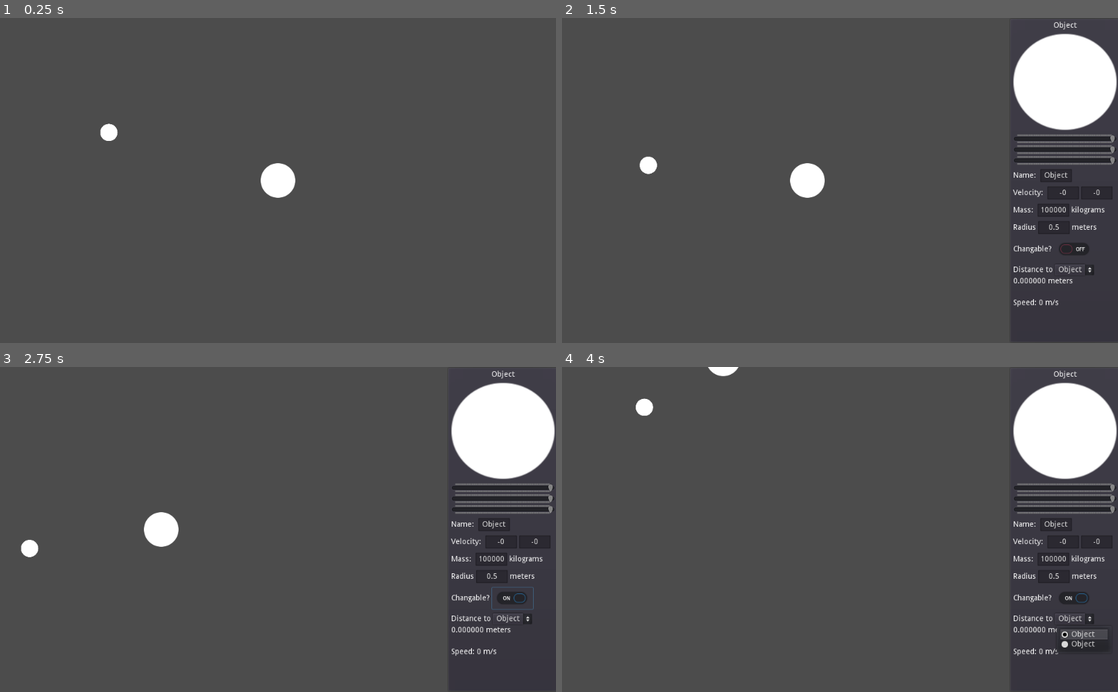
Above: before the commit, frames 1-4 (two rows, left to right).
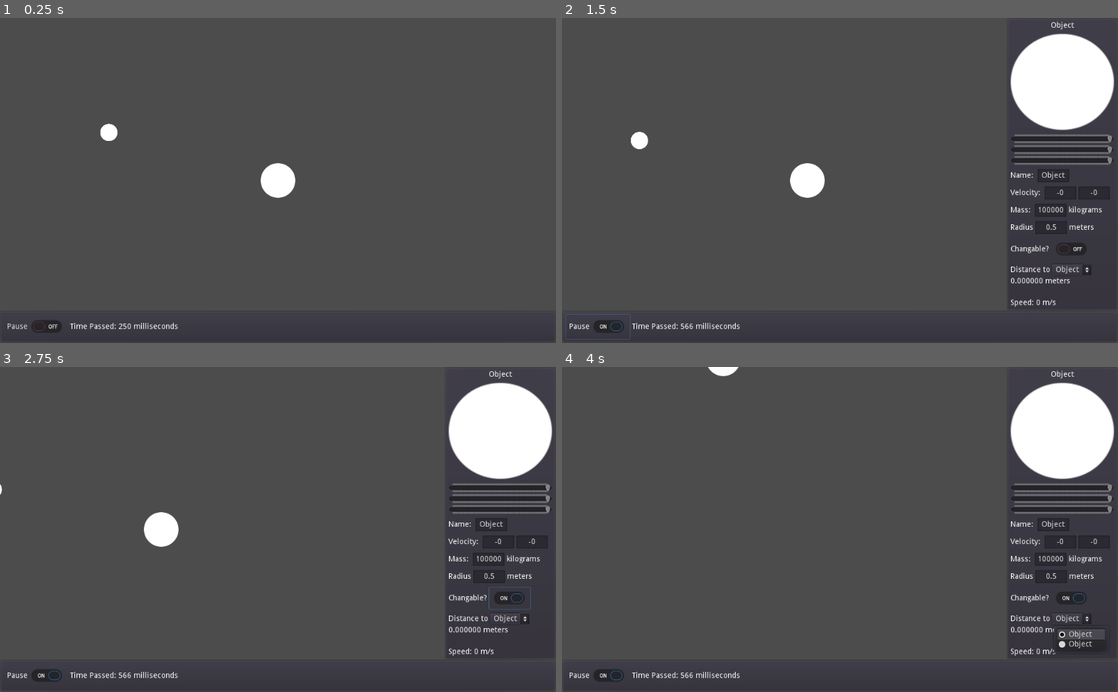
Above: after the commit, the same moments.

Repository: HaywardHHayward/PhysicsGame
Game: Godot game, scene res://Objects/MainScene.tscn
Same seed, same stepped clock (60 frames per second), same inputs: the game is played once before the commit and once after it.
Inputs (mouse positions are in pixels of both pictures, inside the frame that each line leads up to):
- Up to frame 1 (0.25 s): no input
- Up to frame 2 (1.5 s): click (595, 326) at 0.5 s, where only the run after the commit has a clickable "Pause"; move the mouse to (840, 180) at 1.27 s; hold Right (ui_right) from 1.28 s (still down); click (840, 180) at 1.35 s
- Up to frame 3 (2.75 s): release Right (ui_right) at 2 s; click (511, 597) at 2 s
- Up to frame 4 (4 s): click "Object" at 2.75 s; move the mouse to (617, 568) at 3.52 s; hold Down (ui_down) from 3.53 s (still down); tap Shift at 3.6 s

The runs differ from the first frame. In frame 1, 0.6% of the frame differs, in the area x 1-96%, y 92-100%; in frame 2, 2.5%, in the area x 0-100%, y 1-100%; in frame 3, 2.4%; in frame 4, 2.5%.

Commit message:
Pause functionality

Diff:
--- /dev/null
+++ b/MainScene.tscn
@@ -0,0 +1,62 @@
+[gd_scene load_steps=6 format=2]
+
+[ext_resource path="res://Scripts/MainScene.gd" type="Script" id=1]
+[ext_resource path="res://Scripts/Camera2D.gd" type="Script" id=2]
+[ext_resource path="res://Objects/GUI.tscn" type="PackedScene" id=3]
+[ext_resource path="res://Objects/BaseMatter.tscn" type="PackedScene" id=4]
+[ext_resource path="res://Songs/[Melodic] Shogun Taira - Kingdom of One.ogg" type="AudioStream" id=5]
+
+[node name="MainScene" type="Node" index="0"]
+
+script = ExtResource( 1 )
+
+[node name="Camera2D" type="Camera2D" parent="." index="0"]
+
+offset = Vector2( 512, 300 )
+anchor_mode = 1
+rotating = false
+current = true
+zoom = Vector2( 1, 1 )
+limit_left = -10000000
+limit_top = -10000000
+limit_right = 10000000
+limit_bottom = 10000000
+limit_smoothed = false
+drag_margin_h_enabled = false
+drag_margin_v_enabled = false
+smoothing_enabled = false
+smoothing_speed = 5.0
+offset_v = 0.0
+offset_h = 0.0
+drag_margin_left = 0.2
+drag_margin_top = 0.2
+drag_margin_right = 0.2
+drag_margin_bottom = 0.2
+editor_draw_screen = true
+editor_draw_limits = false
+editor_draw_drag_margin = false
+script = ExtResource( 2 )
+_sections_unfolded = [ "Drag Margin", "Editor", "Limit", "Offset", "Smoothing", "Transform" ]
+
+[node name="GUI" parent="Camera2D" index="0" instance=ExtResource( 3 )]
+
+[node name="BaseMatter" parent="." index="1" instance=ExtResource( 4 )]
+
+position = Vector2( 264, 200 )
+gravity_point = false
+Radius = 0.25
+
+[node name="BaseMatter3" parent="." index="2" instance=ExtResource( 4 )]
+
+position = Vector2( 200, 200 )
+gravity_point = false
+Radius = 0.25
+
+[node name="AudioStreamPlayer" type="AudioStreamPlayer" parent="." index="3"]
+
+stream = ExtResource( 5 )
+volume_db = 0.0
+pitch_scale = 1.0
+autoplay = true
+mix_target = 0
+bus = "Master"
--- /dev/null
+++ b/Objects/GUI.gd
@@ -0,0 +1 @@
+extends CanvasLayer
--- a/Objects/GUI.tscn
+++ b/Objects/GUI.tscn
@@ -1,6 +1,7 @@
-[gd_scene load_steps=3 format=2]
+[gd_scene load_steps=4 format=2]
 
 [ext_resource path="res://Scripts/ObjectEditor.gd" type="Script" id=1]
+[ext_resource path="res://Objects/Time Scale.gd" type="Script" id=2]
 
 [sub_resource type="ShortCut" id=1]
 
@@ -19,9 +20,9 @@
 anchor_top = 0.0
 anchor_right = 0.0
 anchor_bottom = 0.0
-margin_left = 824.0
-margin_right = 1029.0
-margin_bottom = 600.0
+margin_left = 819.0
+margin_right = 1024.0
+margin_bottom = 540.0
 rect_pivot_offset = Vector2( 0, 0 )
 rect_clip_content = false
 mouse_filter = 0
@@ -30,6 +31,9 @@
 size_flags_vertical = 1
 script = ExtResource( 1 )
 _sections_unfolded = [ "Anchor", "Focus", "Grow Direction", "Hint", "Margin", "Mouse", "Rect" ]
+__meta__ = {
+"_edit_group_": true
+}
 
 [node name="Panel" type="PanelContainer" parent="ObjectViewer" index="0"]
 
@@ -39,7 +43,7 @@
 anchor_bottom = 0.0
 margin_left = 8.0
 margin_right = 205.0
-margin_bottom = 600.0
+margin_bottom = 540.0
 rect_pivot_offset = Vector2( 0, 0 )
 rect_clip_content = false
 mouse_filter = 0
@@ -57,7 +61,7 @@
 margin_left = 7.0
 margin_top = 7.0
 margin_right = 190.0
-margin_bottom = 593.0
+margin_bottom = 533.0
 rect_pivot_offset = Vector2( 0, 0 )
 rect_clip_content = false
 mouse_filter = 1
@@ -66,7 +70,7 @@
 size_flags_vertical = 1
 custom_constants/separation = 8
 alignment = 0
-_sections_unfolded = [ "custom_constants" ]
+_sections_unfolded = [ "Rect", "custom_constants" ]
 
 [node name="NameLabel" type="Label" parent="ObjectViewer/Panel/VBox" index="0"]
 
@@ -781,6 +785,144 @@
 lines_skipped = 0
 max_lines_visible = -1
 
+[node name="Time Scale" type="MarginContainer" parent="." index="1"]
+
+anchor_left = 0.0
+anchor_top = 0.0
+anchor_right = 0.0
+anchor_bottom = 0.0
+margin_top = 540.0
+margin_right = 1024.0
+margin_bottom = 600.0
+rect_pivot_offset = Vector2( 0, 0 )
+rect_clip_content = false
+mouse_filter = 0
+mouse_default_cursor_shape = 0
+size_flags_horizontal = 1
+size_flags_vertical = 1
+custom_constants/margin_right = 0
+custom_constants/margin_top = 0
+custom_constants/margin_left = 0
+custom_constants/margin_bottom = 0
+script = ExtResource( 2 )
+_sections_unfolded = [ "Anchor", "Focus", "Grow Direction", "Hint", "Margin", "Mouse", "Rect", "Theme", "custom_constants" ]
+
+[node name="PanelContainer" type="PanelContainer" parent="Time Scale" index="0"]
+
+anchor_left = 0.0
+anchor_top = 0.0
+anchor_right = 0.0
+anchor_bottom = 0.0
+margin_right = 1024.0
+margin_bottom = 60.0
+rect_pivot_offset = Vector2( 0, 0 )
+rect_clip_content = false
+mouse_filter = 0
+mouse_default_cursor_shape = 0
+size_flags_horizontal = 1
+size_flags_vertical = 1
+
+[node name="HBoxContainer" type="HBoxContainer" parent="Time Scale/PanelContainer" index="0"]
+
+anchor_left = 0.0
+anchor_top = 0.0
+anchor_right = 0.0
+anchor_bottom = 0.0
+margin_left = 7.0
+margin_top = 7.0
+margin_right = 1017.0
+margin_bottom = 53.0
+rect_pivot_offset = Vector2( 0, 0 )
+rect_clip_content = false
+mouse_filter = 1
+mouse_default_cursor_shape = 0
+size_flags_horizontal = 1
+size_flags_vertical = 1
+alignment = 0
+
+[node name="PauseButton" type="CheckButton" parent="Time Scale/PanelContainer/HBoxContainer" index="0"]
+
+anchor_left = 0.0
+anchor_top = 0.0
+anchor_right = 0.0
+anchor_bottom = 0.0
+margin_right = 118.0
+margin_bottom = 46.0
+rect_min_size = Vector2( 46, 46 )
+rect_pivot_offset = Vector2( 0, 0 )
+rect_clip_content = false
+focus_mode = 2
+mouse_filter = 0
+mouse_default_cursor_shape = 0
+size_flags_horizontal = 0
+size_flags_vertical = 0
+toggle_mode = true
+enabled_focus_mode = 2
+shortcut = null
+group = null
+text = "Pause"
+flat = false
+align = 2
+_sections_unfolded = [ "Grow Direction", "Hint", "Margin", "Mouse", "Pause", "Rect", "Size Flags", "custom_constants" ]
+
+[node name="TimePassed" type="HBoxContainer" parent="Time Scale/PanelContainer/HBoxContainer" index="1"]
+
+anchor_left = 0.0
+anchor_top = 0.0
+anchor_right = 0.0
+anchor_bottom = 0.0
+margin_left = 122.0
+margin_right = 211.0
+margin_bottom = 46.0
+rect_pivot_offset = Vector2( 0, 0 )
+rect_clip_content = false
+mouse_filter = 1
+mouse_default_cursor_shape = 0
+size_flags_horizontal = 1
+size_flags_vertical = 1
+alignment = 0
+
+[node name="Label" type="Label" parent="Time Scale/PanelContainer/HBoxContainer/TimePassed" index="0"]
+
+anchor_left = 0.0
+anchor_top = 0.0
+anchor_right = 0.0
+anchor_bottom = 0.0
+margin_top = 16.0
+margin_right = 85.0
+margin_bottom = 30.0
+rect_pivot_offset = Vector2( 0, 0 )
+rect_clip_content = false
+mouse_filter = 2
+mouse_default_cursor_shape = 0
+size_flags_horizontal = 1
+size_flags_vertical = 4
+text = "Time Passed:"
+percent_visible = 1.0
+lines_skipped = 0
+max_lines_visible = -1
+_sections_unfolded = [ "Anchor", "Margin" ]
+
+[node name="Label2" type="Label" parent="Time Scale/PanelContainer/HBoxContainer/TimePassed" index="1"]
+
+anchor_left = 0.0
+anchor_top = 0.0
+anchor_right = 0.0
+anchor_bottom = 0.0
+margin_left = 89.0
+margin_top = 16.0
+margin_right = 89.0
+margin_bottom = 30.0
+rect_pivot_offset = Vector2( 0, 0 )
+rect_clip_content = false
+mouse_filter = 2
+mouse_default_cursor_shape = 0
+size_flags_horizontal = 1
+size_flags_vertical = 4
+percent_visible = 1.0
+lines_skipped = 0
+max_lines_visible = -1
+
 [connection signal="text_entered" from="ObjectViewer/Panel/VBox/Name/NameLine" to="ObjectViewer" method="_on_NameLine_text_entered"]
 
 [connection signal="text_entered" from="ObjectViewer/Panel/VBox/Velocity/XVelocity" to="ObjectViewer" method="_on_XVelocity_text_entered"]
@@ -790,3 +932,5 @@
 [connection signal="text_entered" from="ObjectViewer/Panel/VBox/Mass/MassLine" to="ObjectViewer" method="_on_MassLine_text_entered"]
 
 [connection signal="text_entered" from="ObjectViewer/Panel/VBox/Radius/RadiusLine" to="ObjectViewer" method="_on_RadiusLine_text_entered"]
+
+[connection signal="toggled" from="Time Scale/PanelContainer/HBoxContainer/PauseButton" to="Time Scale" method="_on_PauseButton_toggled"]
--- /dev/null
+++ b/Objects/MassLine.gd
@@ -0,0 +1,8 @@
+extends LineEdit
+
+func _ready():
+	pass
+
+func _process(delta):
+	if float(text) > 10e1:
+		text = "%fe%d" % [float(text)/(floor(log(float(text))/log(10))), floor(log(float(text))/log(10))]
--- /dev/null
+++ b/Objects/ObjectEditor.gd
@@ -0,0 +1,63 @@
+extends MarginContainer
+
+var selectedObject = null
+
+onready var _name = $Panel/VBox/Name/NameLine
+
+onready var velocity = [$Panel/VBox/Velocity/XVelocity, $Panel/VBox/Velocity/YVelocity]
+
+onready var mass = $Panel/VBox/Mass/MassLine
+
+onready var radius = $Panel/VBox/Radius/RadiusLine
+
+func _ready():
+	hide()
+
+func _process(delta):
+	if visible:
+		if $Panel/VBox/ChangeMode/CheckButton.pressed:
+			pass
+		else:
+			$Panel/VBox/NameLabel.text = selectedObject.Name
+			$Panel/VBox/TextureRect.texture = selectedObject.get_child(0).texture
+			_name.text = selectedObject.Name
+			velocity[0].text = str(selectedObject.Velocity.x)
+			velocity[1].text = str(selectedObject.Velocity.y)
+			mass.text = str(selectedObject.Mass)
+			radius.text = str(selectedObject.Radius)
+		if Input.is_action_just_pressed("ui_cancel"):
+			hide()
+
+func setObject(object):
+	selectedObject = object
+	$Panel/VBox/TextureRect.texture = selectedObject.get_child(0).texture
+	_name.text = selectedObject.Name
+	velocity[0].text = str(selectedObject.Velocity.x)
+	velocity[1].text = str(selectedObject.Velocity.y)
+	mass.text = str(selectedObject.Mass)
+	radius.text = str(selectedObject.Radius)
+
+
+
+func _on_RadiusLine_text_entered(new_text):
+	selectedObject.Radius = float(new_text)
+
+
+func _on_MassLine_text_entered(new_text):
+	selectedObject.Mass = float(new_text)
+
+
+func _on_YVelocity_text_entered(new_text):
+	selectedObject.Velocity.y = float(new_text)
+
+
+func _on_XVelocity_text_entered(new_text):
+	selectedObject.Velocity.x = float(new_text)
+
+
+func _on_NameLine_text_entered(new_text):
+	selectedObject.Name = new_text
+
+func _clicked(selectObject):
+	show()
+	setObject(selectObject)
--- /dev/null
+++ b/Objects/Time Scale.gd
@@ -0,0 +1,32 @@
+extends MarginContainer
+
+signal pause
+
+signal unpause
+
+var paused = false
+
+onready var timePassed = 0
+
+func _ready():
+	self.connect("pause", get_parent().get_parent().get_parent() , "paused")
+	self.connect("unpause", get_parent().get_parent().get_parent(), "unpaused")
+func _process(delta):
+	if paused:
+		pass
+	else:
+		timePassed += delta
+		if timePassed < 1:
+			$PanelContainer/HBoxContainer/TimePassed/Label2.text = "%d milliseconds" % int((timePassed - int(timePassed)) * 1000)
+		elif timePassed > 60:
+			$PanelContainer/HBoxContainer/TimePassed/Label2.text = "%d minutes, %d seconds, %d milliseconds" % [int(timePassed) / 60, int(timePassed) % 60, int((timePassed - int(timePassed)) * 1000)]
+		else:
+			$PanelContainer/HBoxContainer/TimePassed/Label2.text = "%d seconds, %d milliseconds" % [int(timePassed), int((timePassed - int(timePassed)) * 1000)]
+
+func _on_PauseButton_toggled(button_pressed):
+	if button_pressed:
+		emit_signal("pause")
+		paused = true
+	else:
+		emit_signal("unpause")
+		paused = false
--- a/Scripts/BaseMatter.gd
+++ b/Scripts/BaseMatter.gd
@@ -9,6 +9,8 @@
 onready var internalPosition = get_position()
 
 signal clicked
+
+var isPaused = false
 
 func _ready():
 	self.connect("clicked", get_parent(), "_clicked")
@@ -48,7 +50,7 @@
 func distance(object):
 	return internalPosition.distance_to(object.internalPosition)*METERSPERPIXEL
 
-func attract():
+func move():
 	for objectNode in groupNodes:
 			if objectNode != self:
 				var unitVector = relativePosition(objectNode).normalized()
@@ -57,7 +59,8 @@
 	position = internalPosition
 
 func _physics_process(delta):
-	attract()
+	if isPaused == false:
+		move()
 	$Sprite.modulate = Color(color.x, color.y, color.z)
 	if Input.is_action_just_pressed("mouse_m1") and isMouseIn:
 		emit_signal("clicked", self)
@@ -68,3 +71,9 @@
 
 func _on_BaseMatter_mouse_exited():
 	isMouseIn = false
+
+func paused():
+	isPaused = true
+
+func unpaused():
+	isPaused = false
--- /dev/null
+++ b/Scripts/GUI.gd
@@ -0,0 +1,10 @@
+extends CanvasLayer
+
+var timePassed = 0
+
+func _ready():
+	pass
+
+func _process(delta):
+	timePassed += delta
+	$TimeContainer/TimePassed/Time.text = str(timePassed)
--- a/Scripts/MainScene.gd
+++ b/Scripts/MainScene.gd
@@ -2,11 +2,26 @@
 
 signal clickedMain
 
+signal pausedMain
+
+signal unpausedMain
+
+onready var matter = get_tree().get_nodes_in_group("Matter")
+
 func _ready():
 	self.connect("clickedMain", $Camera2D/GUI/ObjectViewer, "_clicked")
+	for node in matter:
+		self.connect("pausedMain", node, "paused")
+		self.connect("unpausedMain", node, "unpaused")
 
 func _process(delta):
 	pass
 
 func _clicked(newObject):
 	emit_signal("clickedMain", newObject)
+
+func paused():
+	emit_signal("pausedMain")
+
+func unpaused():
+	emit_signal("unpausedMain")
